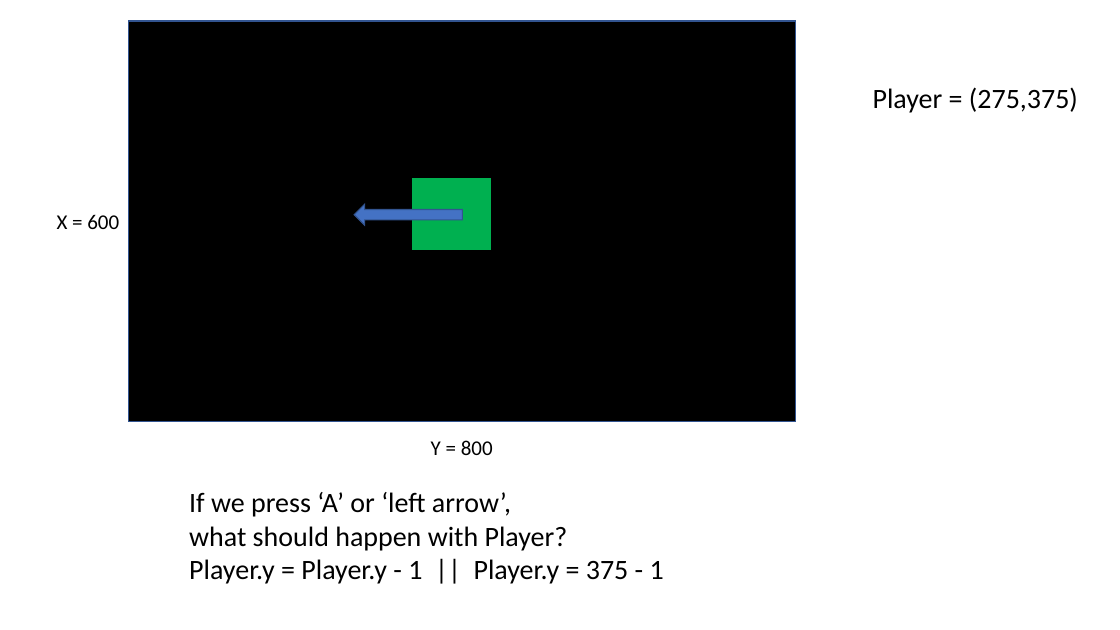
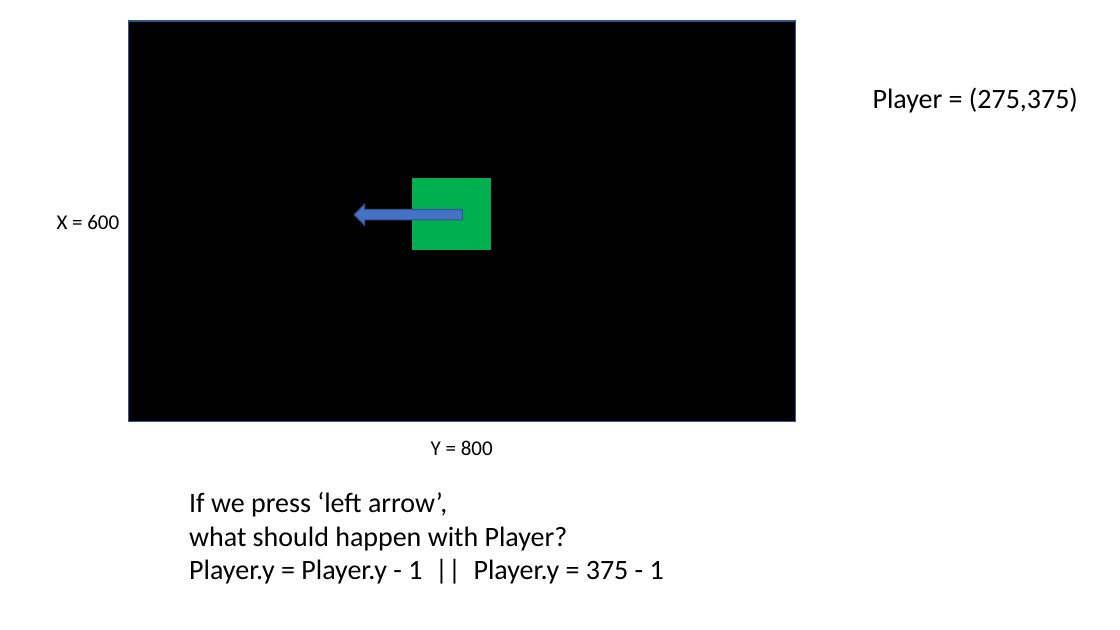
Before and after one commit to JoZonneveld/TCR-python-lessons, a slide deck: slide 13 of Lessons/Jaar 1/Lesson 0 - Game/Building a game.pptx (slide 12 before the commit). Drawn at 1120x630 pixels with LibreOffice and Linux fonts; fonts in the diff are those of the drawing; background and template pictures are left out. Boxes give left, top, right and bottom in pixels: in the first picture for what was removed or moved away, otherwise in the second. Text is boxed around its words. In the diff, an @@ line names an element or a change of style, - is before the commit and + after.

```diff
--- a/Lessons/Jaar 1/Lesson 0 - Game/Building a game.pptx
+++ b/Lessons/Jaar 1/Lesson 0 - Game/Building a game.pptx
@@ text at (x1=189, y1=492, x2=447, y2=517): text changed @@
-If we press ‘A’ or ‘left arrow’,
+If we press ‘left arrow’,
```
Also in this commit, not shown: 10 other slides changed, 6 slides added, 1 slide removed.
